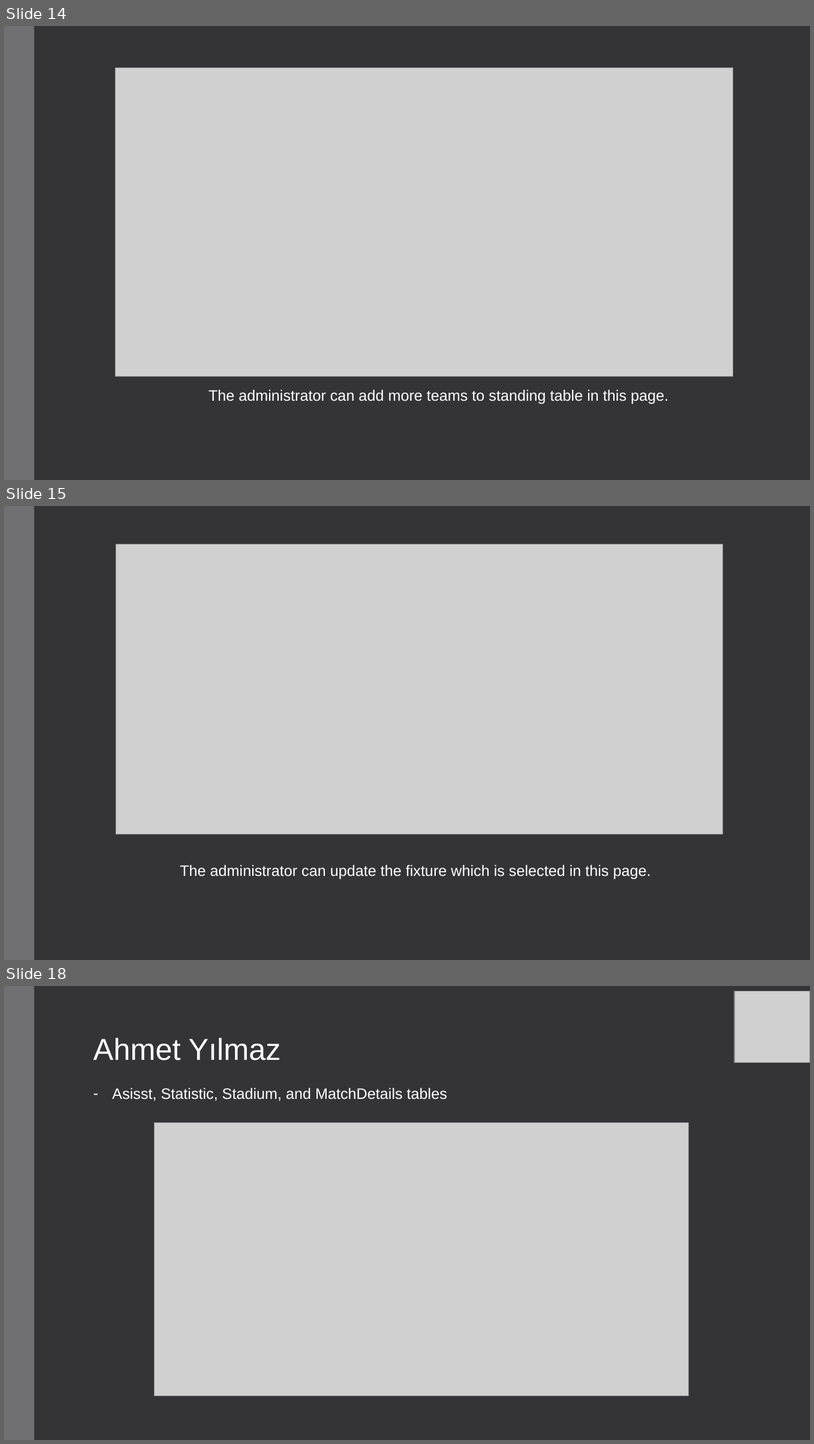
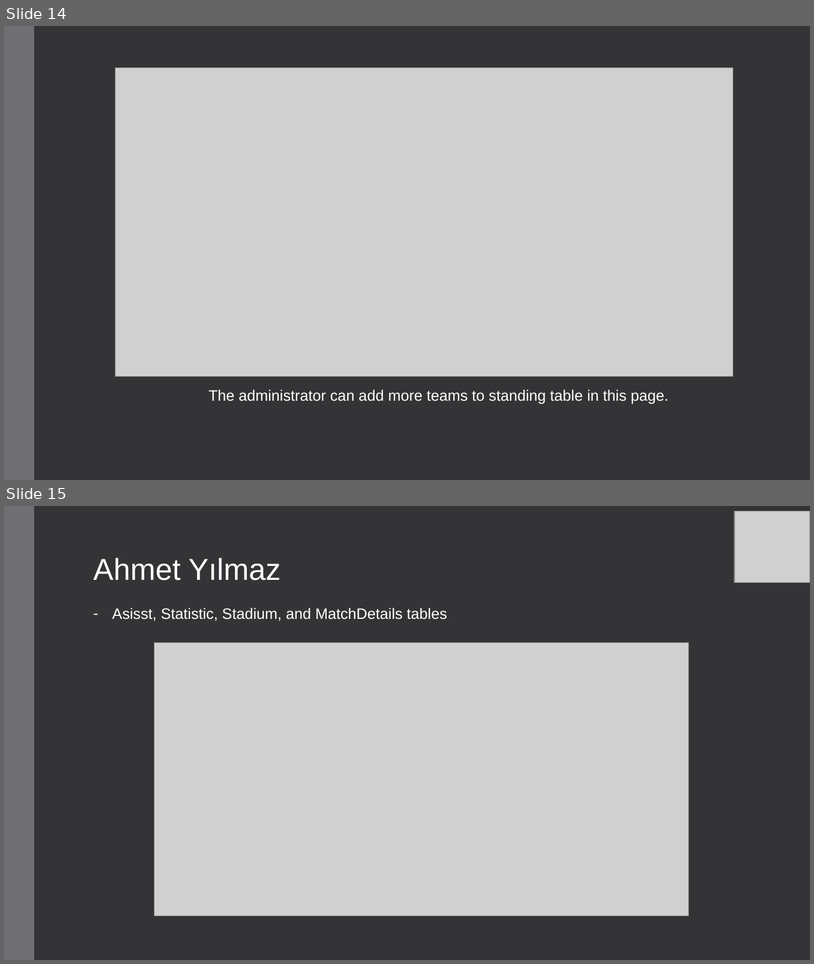
Before and after one commit to beraatbuz/itucsdb1930, a slide deck: presentation (1).pptx. Shown one above the other, each under a label of ours: slides 14, 15 and 18 before the commit, slides 14 and 15 after it; the slides between them are not shown. The pictures are 814x1444 and 814x964 pixels, drawn with LibreOffice and Linux fonts; fonts in the diff are those of the drawing; grey boxes stand for pictures. Boxes give left, top, right and bottom in pixels: in the first picture for what was removed or moved away, otherwise in the second. Text is boxed around its words. In the diff, an @@ line names an element or a change of style, - is before the commit and + after.

```diff
--- a/presentation (1).pptx
+++ b/presentation (1).pptx
@@ slide 15 removed at (4, 506, 810, 960), background #353537; not listed: 1 template element that a slide beside it also shows @@
@@ picture removed at (116, 544, 723, 834) @@
@@ text removed at (180, 864, 651, 879) @@
-The administrator can update the fixture which is selected in this page.
@@ what was slide 18 is now slide 15 @@
```
Also in this commit, not shown: 9 other slides removed.
